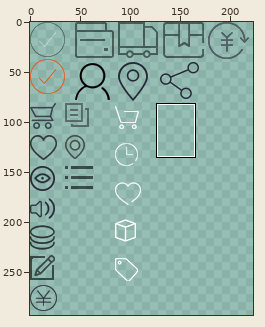
Two versions of one sprite sheet, m/Mobile-mall/images/icon.png. Above, an overview of the earlier version with the close-up marked.
Close-up. Old version:
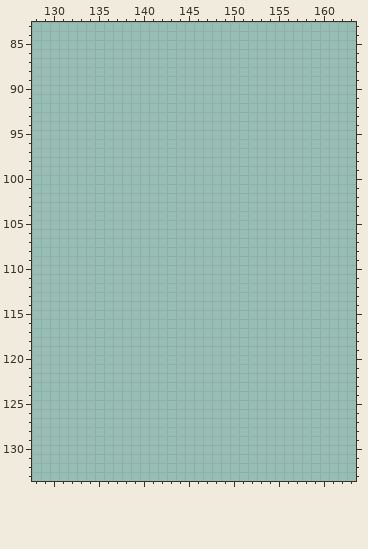
The file is 300x300 pixels. Pixels under 10% opacity are left out. Colours within 5 levels of each other are drawn and written as one. Shown: x 128..163, y 83..133. The wide view leaves out empty margins.
And afterwards:
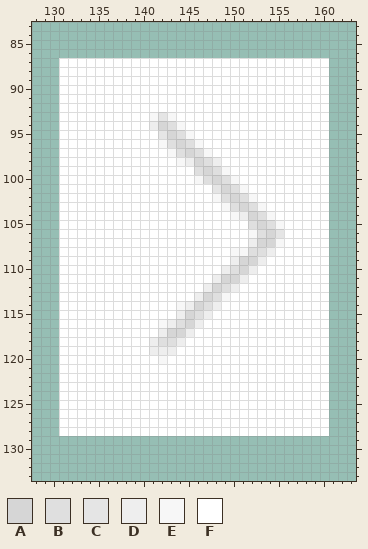
Palette (. is transparent): A #d6d6d6  B #dfdfdf  C #e5e5e5  D #eeeeee  E #f7f7f7  F #ffffff
The edit:
y 87..92: x 131..160 .............................. -> FFFFFFFFFFFFFFFFFFFFFFFFFFFFFF
y 93: x 131..160 .............................. -> FFFFFFFFFFECEFFFFFFFFFFFFFFFFF
y 94: x 131..160 .............................. -> FFFFFFFFFFDABEFFFFFFFFFFFFFFFF
y 95: x 131..160 .............................. -> FFFFFFFFFFFCABEFFFFFFFFFFFFFFF
y 96: x 131..160 .............................. -> FFFFFFFFFFFEBABEFFFFFFFFFFFFFF
y 97: x 131..160 .............................. -> FFFFFFFFFFFFEBABEFFFFFFFFFFFFF
y 98: x 131..160 .............................. -> FFFFFFFFFFFFFEDABDFFFFFFFFFFFF
y 99: x 131..160 .............................. -> FFFFFFFFFFFFFFFBABEFFFFFFFFFFF
y 100: x 131..160 .............................. -> FFFFFFFFFFFFFFFEBABEFFFFFFFFFF
y 101: x 131..160 .............................. -> FFFFFFFFFFFFFFFFFCABEFFFFFFFFF
y 102: x 131..160 .............................. -> FFFFFFFFFFFFFFFFFEBABEFFFFFFFF
y 103: x 131..160 .............................. -> FFFFFFFFFFFFFFFFFFEBABEFFFFFFF
y 104: x 131..160 .............................. -> FFFFFFFFFFFFFFFFFFFEDABEFFFFFF
y 105: x 131..160 .............................. -> FFFFFFFFFFFFFFFFFFFFFBABEFFFFF
y 106: x 131..160 .............................. -> FFFFFFFFFFFFFFFFFFFFFEBACFFFFF
y 107: x 131..160 .............................. -> FFFFFFFFFFFFFFFFFFFFFDAAEFFFFF
y 108: x 131..160 .............................. -> FFFFFFFFFFFFFFFFFFFEEBBDFFFFFF
y 109: x 131..160 .............................. -> FFFFFFFFFFFFFFFFFFFDAADFFFFFFF
y 110: x 131..160 .............................. -> FFFFFFFFFFFFFFFFFFDBADFFFFFFFF
y 111: x 131..160 .............................. -> FFFFFFFFFFFFFFFFFDAADFFFFFFFFF
y 112: x 131..160 .............................. -> FFFFFFFFFFFFFFFFDABDFFFFFFFFFF
y 113: x 131..160 .............................. -> FFFFFFFFFFFFFFFDABEFFFFFFFFFFF
y 114: x 131..160 .............................. -> FFFFFFFFFFFFFEDABDFFFFFFFFFFFF
y 115: x 131..160 .............................. -> FFFFFFFFFFFFFDABDFFFFFFFFFFFFF
y 116: x 131..160 .............................. -> FFFFFFFFFFFEDBADFFFFFFFFFFFFFF
y 117: x 131..160 .............................. -> FFFFFFFFFFFDAADFFFFFFFFFFFFFFF
y 118: x 131..160 .............................. -> FFFFFFFFFFDBBDFFFFFFFFFFFFFFFF
y 119: x 131..160 .............................. -> FFFFFFFFFFDDDFFFFFFFFFFFFFFFFF
y 120: x 131..160 .............................. -> FFFFFFFFFFFEFFFFFFFFFFFFFFFFFF
y 121..128: x 131..160 .............................. -> FFFFFFFFFFFFFFFFFFFFFFFFFFFFFF
